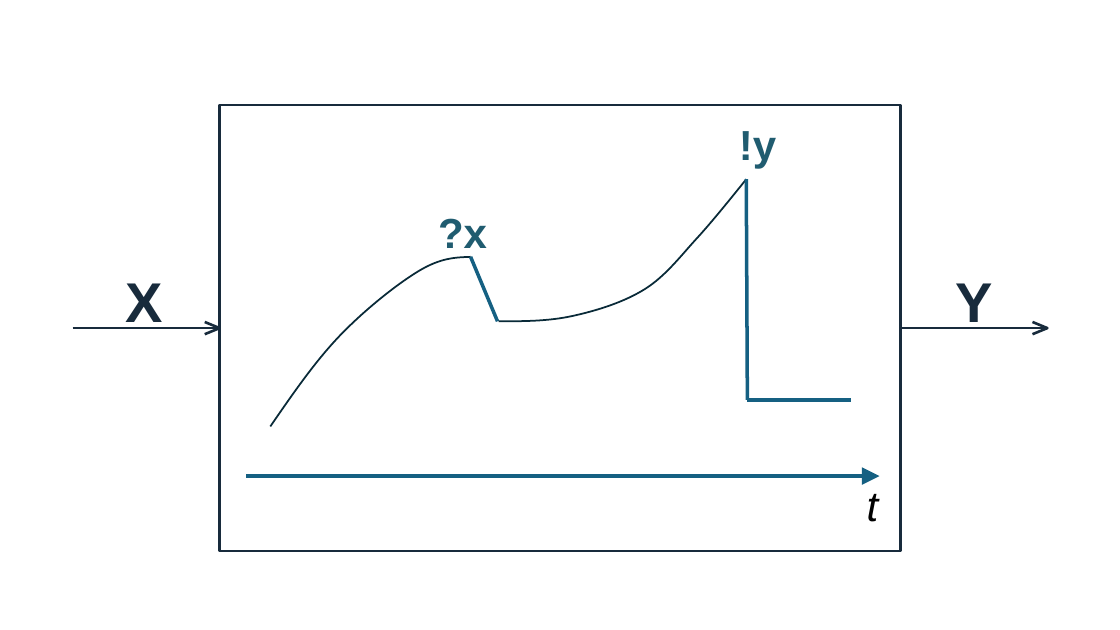
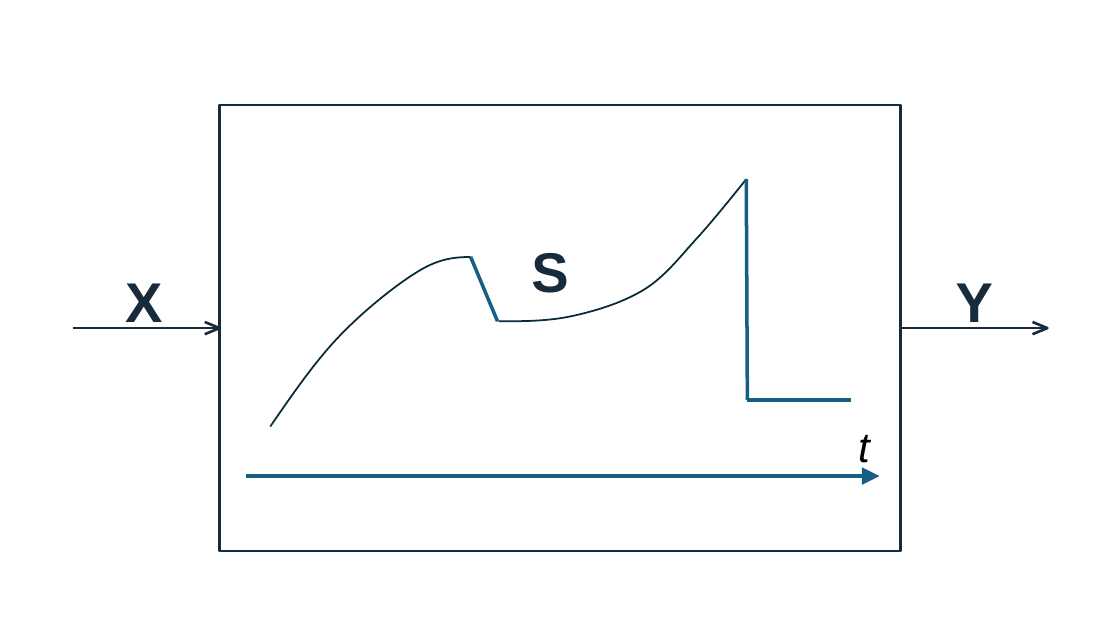
Before and after one commit to mhhwang2002/SOCS, a slide deck: slide 1 of docs/tutorial/devs_tutorial_figures.pptx. Drawn at 1120x630 pixels with LibreOffice and Linux fonts; fonts in the diff are those of the drawing. Boxes give left, top, right and bottom in pixels: in the first picture for what was removed or moved away, otherwise in the second. Text is boxed around its words. In the diff, an @@ line names an element or a change of style, - is before the commit and + after.

```diff
--- a/docs/tutorial/devs_tutorial_figures.pptx
+++ b/docs/tutorial/devs_tutorial_figures.pptx
@@ text removed at [739,131,776,169] @@
-!y
@@ text removed at [438,218,487,257] @@
-?x
@@ text added at [531,253,568,293], 48 pt, text #182B3C, bold @@
+S
@@ text "t" rewrapped from [867,494,879,522] to [858,435,870,471] @@
```
Also in this commit, not shown: 23 other files.
